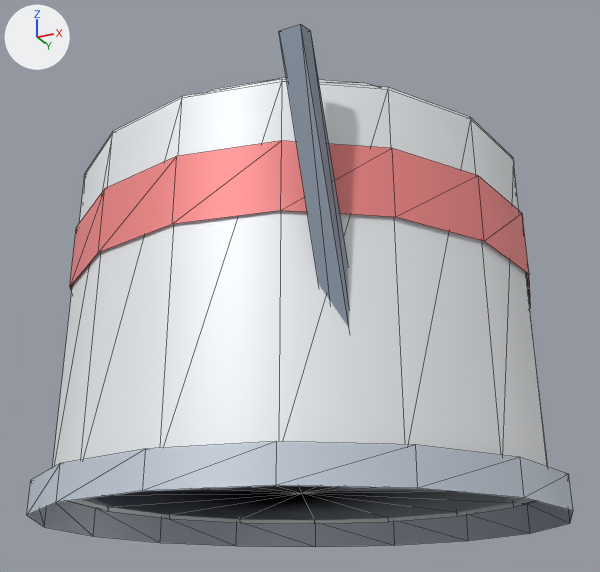
An edit to the glTF model assets/models/refinery-tank.glb, drawn before and after from the same camera.
Rendered twice from a camera (50 mm lens) standing at (8.6, -17.3, -2.0) and looking at (0.19, -0.48, 5.57). Arrows for +X, +Y and +Z are at upper left; the lights stay in place. The older version comes first. Mesh edges are drawn as thin lines. Vertices at exactly the same position are counted once.

The first picture shows 'Root'.
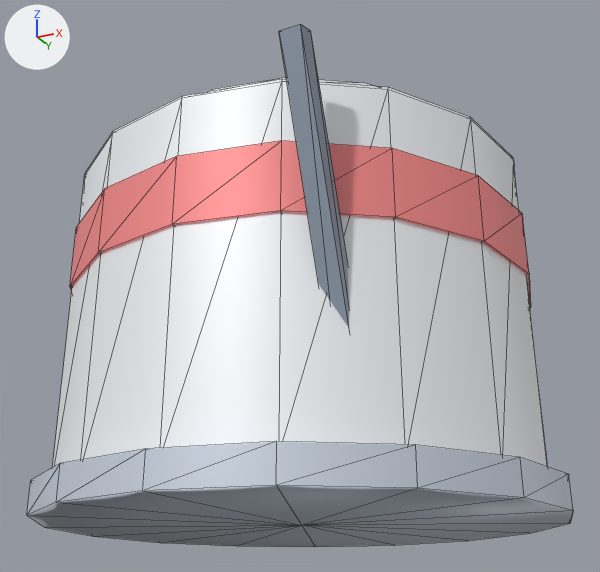
The edits, one by one:
me_modelmesh is used by ob_root; location (0.0, 0.0, 0.0).
me_modelmesh had 202 vertices, 276 faces and spanned x -5.9..5.9, y -6.32..5.9, z 0.0..9.52.
me_modelmesh now has 208 vertices, 364 faces and spans x -5.9..5.9, y -6.32..5.9, z 0.0..9.52.
Part 1, on me_modelmesh:
16 faces are deleted.
2 vertices are added at (0.0, 0.0, 0.0), (0.0, 0.0, 0.6).
48 new faces join them.
Part 2, on me_modelmesh:
72 faces are deleted.
4 vertices are added at (0.0, 0.0, 5.05), (0.0, 0.0, 7.95), (0.0, 0.0, 8.84), (0.0, 0.0, 9.07).
128 new faces join them.

Location of each change, (x1, y1, x2, y2) in pixels of the pictures (600 x 572 px):
part 1 of me_modelmesh, built on
    before: (79, 486, 535, 521)
    after: (27, 486, 573, 547)
part 2 of me_modelmesh, built on (mostly hidden)
    after: (70, 211, 531, 308)
